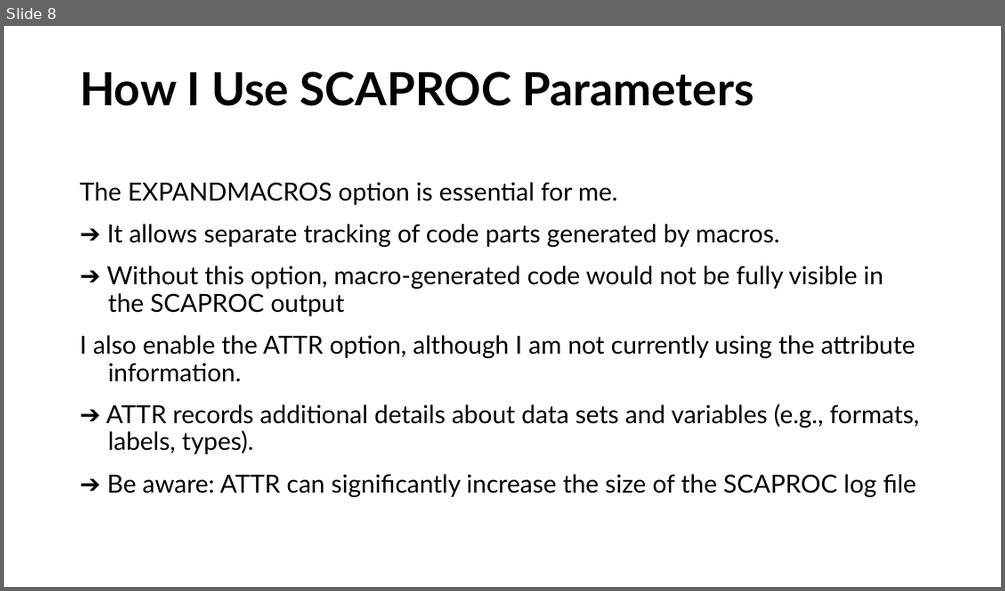
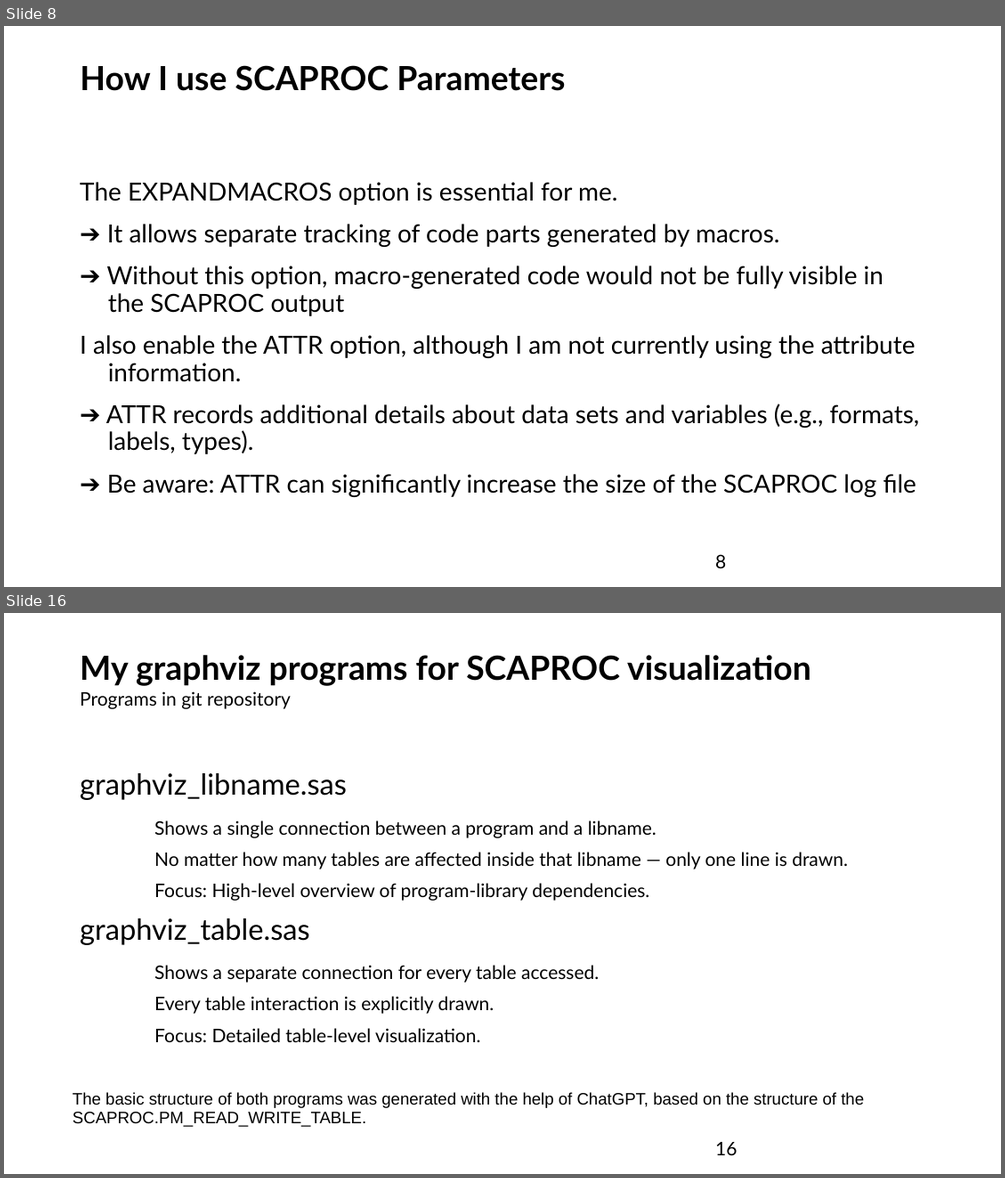
Before and after one commit to FSchwertfeger/Scaproc, a slide deck: proc scaproc.ppt. Shown one above the other, each under a label of ours: slide 8 before the commit, slides 8 and 16 after it; the slides between them are not shown. The pictures are 1005x591 and 1005x1178 pixels, drawn with LibreOffice and Linux fonts; fonts in the diff are those of the drawing. Boxes give left, top, right and bottom in pixels: in the first picture for what was removed or moved away, otherwise in the second. Text is boxed around its words. In the diff, an @@ line names an element or a change of style, - is before the commit and + after.

```diff
--- a/proc scaproc.ppt
+++ b/proc scaproc.ppt
@@ slide 16 added at box(4, 613, 1001, 1174), background #FFFFFF @@
@@ title added at box(80, 655, 811, 709), 32 pt, text #000000, bold @@
+My graphviz programs for SCAPROC visualization
+Programs in git repository
@@ text added at box(80, 773, 848, 1042), 18 pt, text #000000 @@
+graphviz_libname.sas
+    Shows a single connection between a program and a libname.
+    No matter how many tables are affected inside that libname — only one line is drawn.
+    Focus: High-level overview of program-library dependencies.
+graphviz_table.sas
+    Shows a separate connection for every table accessed.
+    Every table interaction is explicitly drawn.
+    Focus: Detailed table-level visualization.
@@ text added at box(73, 1092, 864, 1127), 16 pt, text #000000 @@
+The basic structure of both programs was generated with the help of ChatGPT, based on the structure of the SCAPROC.PM_READ_WRITE_TABLE.
@@ page number added at box(715, 1142, 736, 1155), 18 pt, text #000000 @@
+16
@@ slide 8 changed as well @@
@@ title at box(80, 65, 565, 91): text changed; size 44 to 32 pt @@
-How I Use SCAPROC Parameters
+How I use SCAPROC Parameters
@@ page number added at box(715, 554, 726, 568), 18 pt, text #000000 @@
+8
```
Also in this commit, not shown: 9 other slides changed, 8 other slides added, 5 slides removed, 33 other files.
